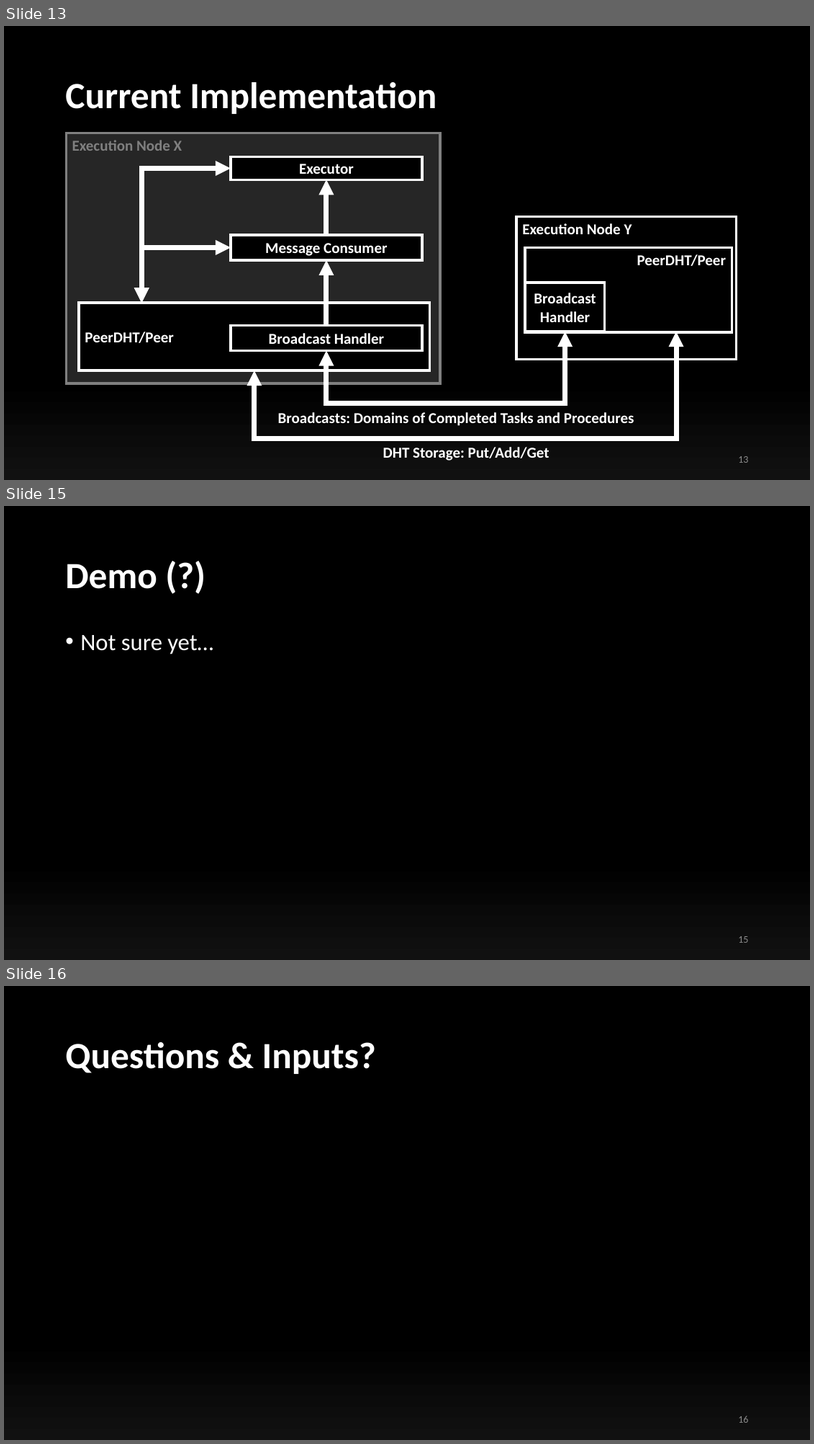
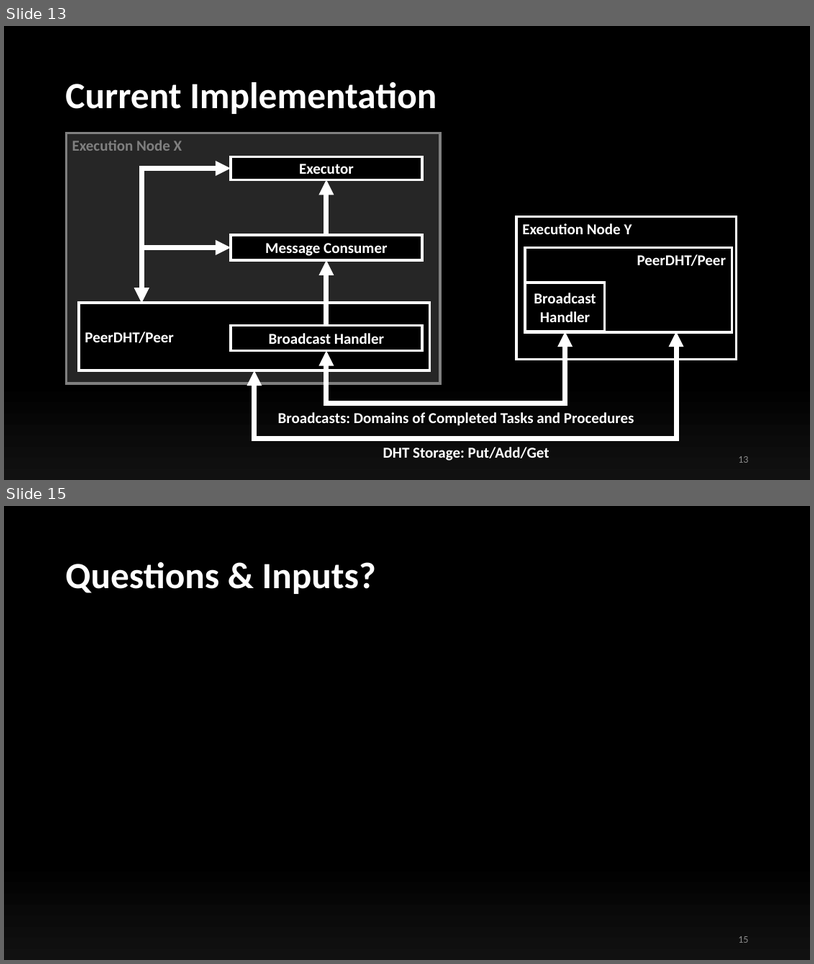
Before and after one commit to ollyblink/mt2, a slide deck: TomP2PTrials/files/presentations/InterimPresentation.pptx. Shown one above the other, each under a label of ours: slides 13, 15 and 16 before the commit, slides 13 and 15 after it; the slides between them are not shown. The pictures are 814x1444 and 814x964 pixels, drawn with LibreOffice and Linux fonts; fonts in the diff are those of the drawing. Boxes give left, top, right and bottom in pixels: in the first picture for what was removed or moved away, otherwise in the second. Text is boxed around its words. In the diff, an @@ line names an element or a change of style, - is before the commit and + after.

```diff
--- a/TomP2PTrials/files/presentations/InterimPresentation.pptx
+++ b/TomP2PTrials/files/presentations/InterimPresentation.pptx
@@ slide 15 removed at (4, 506, 810, 960), background gradient #000000 to #111111 @@
@@ title removed at (65, 564, 157, 589) @@
-Demo (?)
@@ text removed at (80, 635, 214, 654) @@
-• Not sure yet…
@@ page number removed at (738, 936, 748, 942) @@
-15
@@ what was slide 16 is now slide 15 @@
```
Also in this commit, not shown: 12 slides changed, 12 other files.
